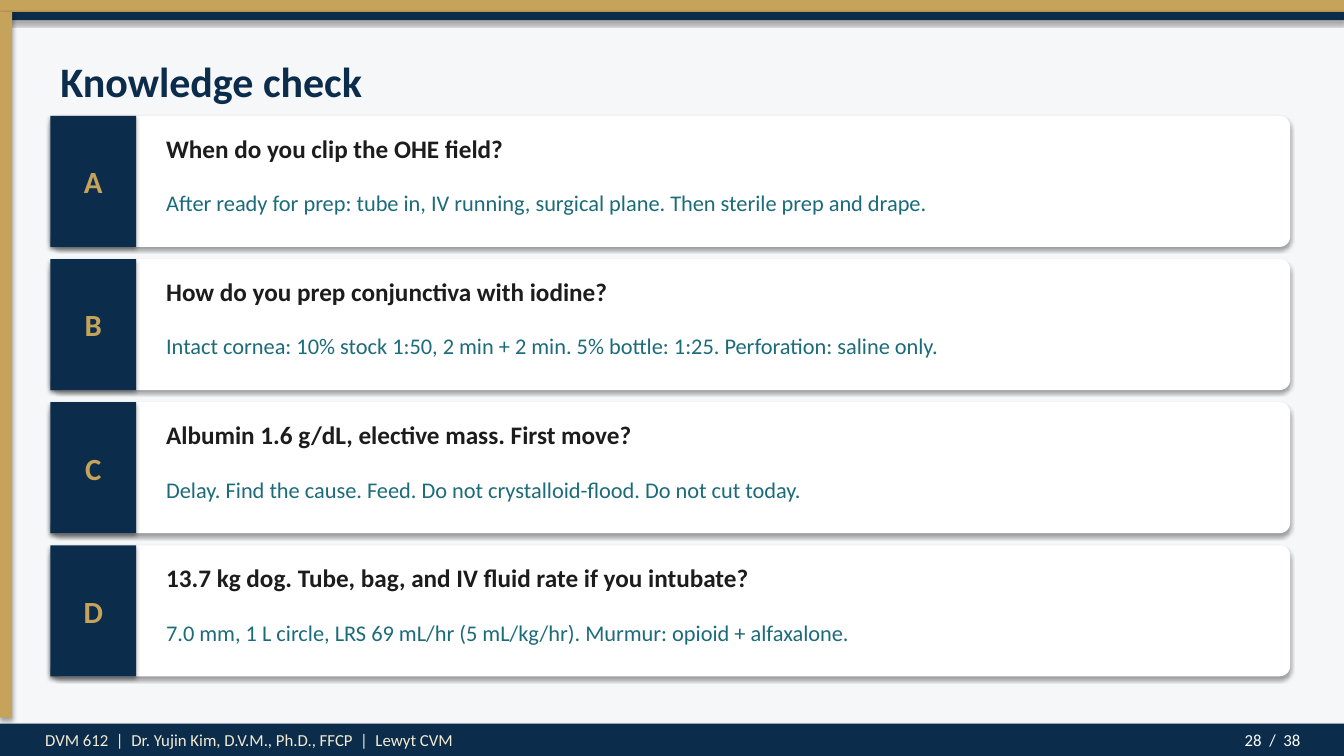
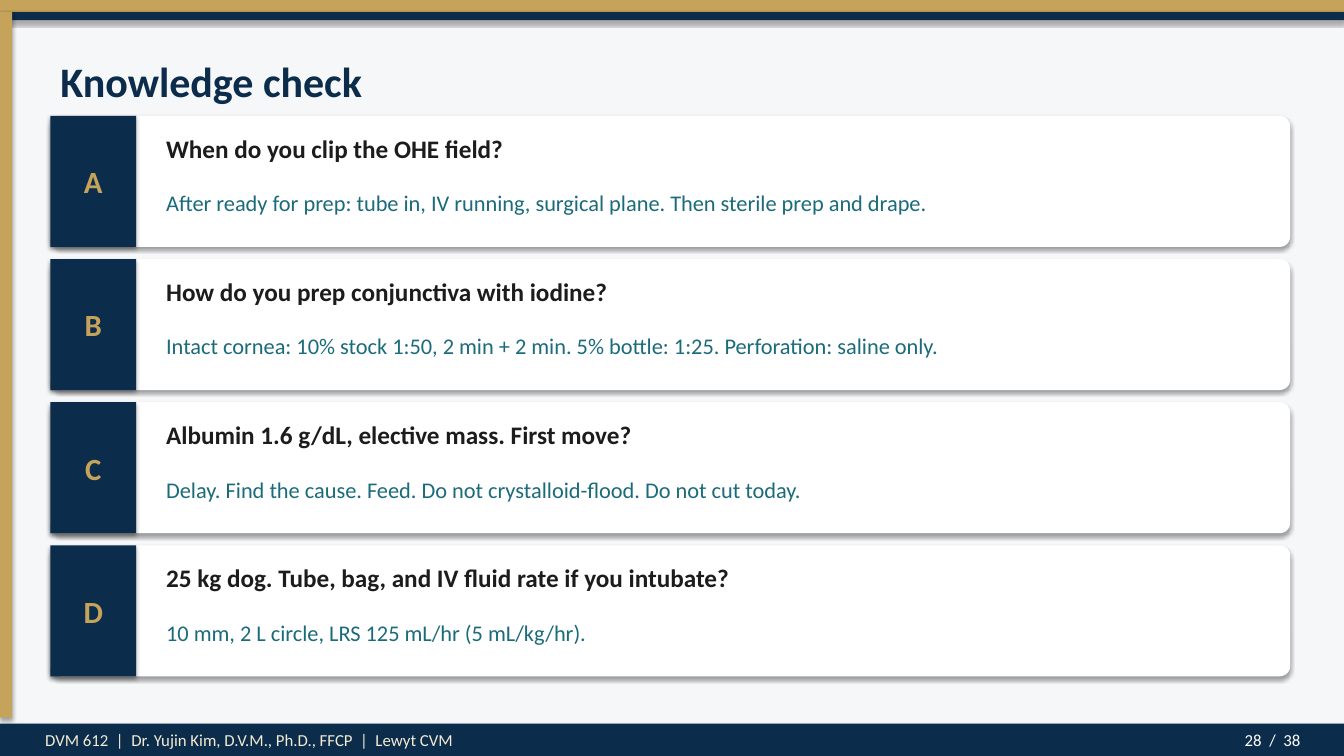
Before and after one commit to drkimvet/happycare, a slide deck: slide 28 of lectures/DVM-612_Week4_Preop_PatientPrep_Postop.pptx. Drawn at 1344x756 pixels with LibreOffice and Linux fonts; fonts in the diff are those of the drawing. Boxes give left, top, right and bottom in pixels: in the first picture for what was removed or moved away, otherwise in the second. Text is boxed around its words. In the diff, an @@ line names an element or a change of style, - is before the commit and + after.

```diff
--- a/lectures/DVM-612_Week4_Preop_PatientPrep_Postop.pptx
+++ b/lectures/DVM-612_Week4_Preop_PatientPrep_Postop.pptx
@@ text at <box>166,569,729,592</box>: text changed @@
-13.7 kg dog. Tube, bag, and IV fluid rate if you intubate?
+25 kg dog. Tube, bag, and IV fluid rate if you intubate?
@@ text at <box>166,625,586,645</box>: text changed @@
-7.0 mm, 1 L circle, LRS 69 mL/hr (5 mL/kg/hr). Murmur: opioid + alfaxalone.
+10 mm, 2 L circle, LRS 125 mL/hr (5 mL/kg/hr).
```
Also in this commit, not shown: 7 other slides changed, 6 other files.
